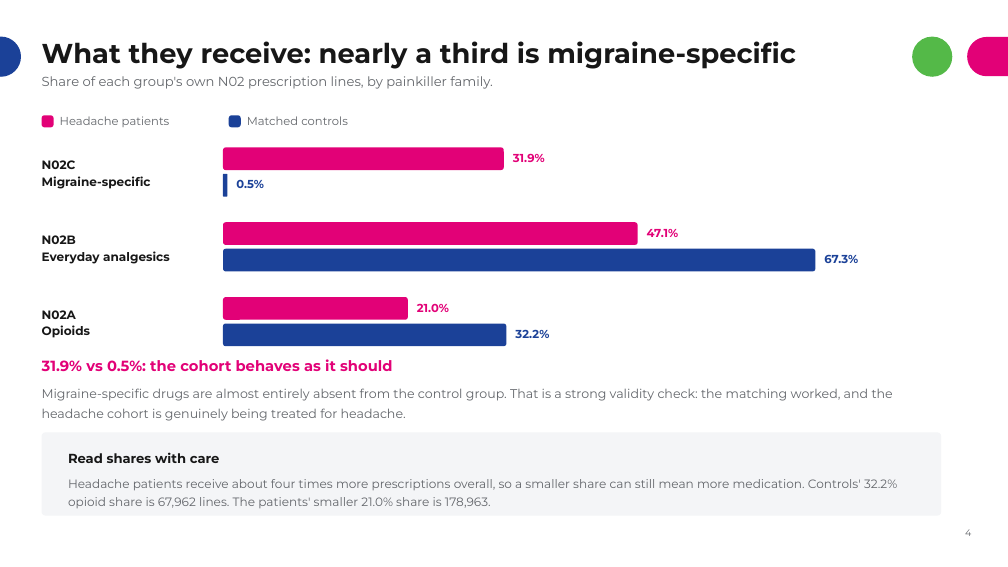
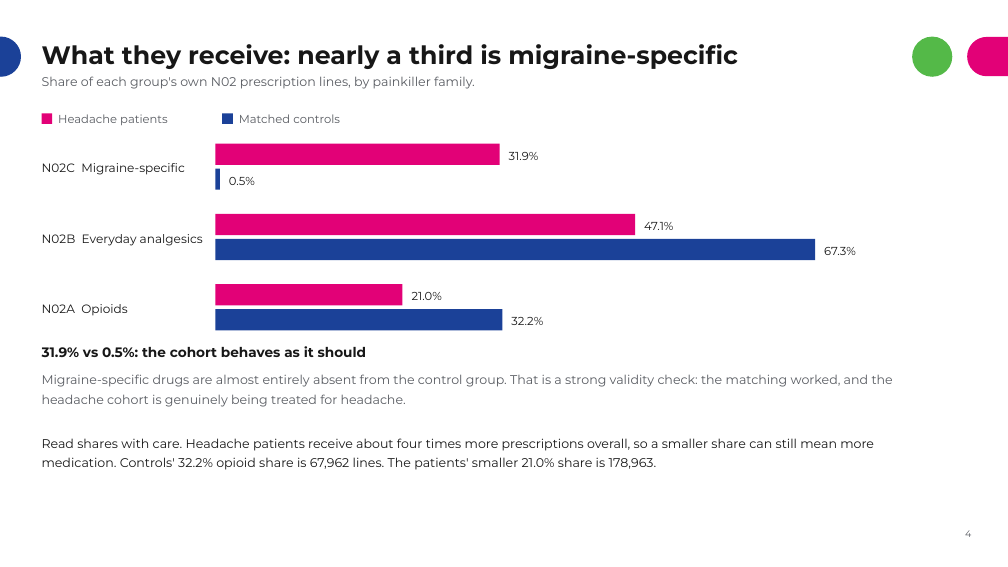
Before and after one commit to rj-irvine/de-migraine, a slide deck: slide 5 of documents/DE_Migraine_Treatment_Patterns_Summary.pptx. Drawn at 1008x567 pixels with LibreOffice and Linux fonts; fonts in the diff are those of the drawing. Boxes give left, top, right and bottom in pixels: in the first picture for what was removed or moved away, otherwise in the second. Text is boxed around its words. In the diff, an @@ line names an element or a change of style, - is before the commit and + after.

Commit message:
format simple

```diff
--- a/documents/DE_Migraine_Treatment_Patterns_Summary.pptx
+++ b/documents/DE_Migraine_Treatment_Patterns_Summary.pptx
@@ title "What they receive: nearly a ..." at <box>42,44,738,69</box>: size 26 to 24 pt @@
@@ text "Share of each group's own ..." at <box>42,76,475,89</box>: size 12.5 to 12 pt, text colour #63666B to #595C62; line spacing 1.15 to 1.2; more space between paragraphs @@
@@ text "Headache patients" at <box>58,114,168,125</box>: text colour #63666B to #595C62; line spacing 1.15 to 1.2; more space between paragraphs @@
@@ rounded rectangle to rectangle in 8 elements at <box>216,144,500,165</box>, <box>216,214,635,235</box>, <box>216,239,815,260</box>, <box>216,169,220,190</box>, <box>42,113,52,124</box>, <box>216,284,402,306</box>, <box>216,309,502,330</box>, <box>222,113,233,124</box> @@
@@ rectangle: place and size @@
-rectangle at <box>228,115,240,127</box>
+rectangle at <box>222,113,233,124</box>
@@ text "Matched controls" at <box>239,114,340,123</box>: text colour #63666B to #595C62; line spacing 1.15 to 1.2; more space between paragraphs @@
@@ text "Matched controls": place and size @@
-text "Matched controls" at <box>247,116,348,125</box>
+text "Matched controls" at <box>239,114,340,123</box>
@@ rectangle: place and size @@
-rectangle at <box>223,147,504,170</box>
+rectangle at <box>216,144,500,165</box>
@@ text at <box>42,163,185,175</box>: text changed; bold off @@
-N02C
-Migraine-specific
+N02C Migraine-specific
@@ rectangle: place and size @@
-rectangle at <box>223,174,228,197</box>
+rectangle at <box>216,169,220,190</box>
@@ text "0.5%": place and size @@
-text "0.5%" at <box>236,180,264,188</box>
+text "0.5%" at <box>229,177,255,185</box>
@@ text at <box>42,234,203,246</box>: text changed; bold off @@
-N02B
-Everyday analgesics
+N02B Everyday analgesics
@@ rectangle: place and size @@
-rectangle at <box>223,222,637,245</box>
+rectangle at <box>216,214,635,235</box>
@@ rectangle: place and size @@
-rectangle at <box>223,249,816,271</box>
+rectangle at <box>216,239,815,260</box>
@@ text "47.1%": place and size @@
-text "47.1%" at <box>647,229,679,237</box>
+text "47.1%" at <box>644,222,673,230</box>
@@ text "67.3%": place and size @@
-text "67.3%" at <box>824,254,858,263</box>
+text "67.3%" at <box>824,247,856,255</box>
@@ text colour #E20177 to #171717, bold off; line spacing 1.15 to 1.2; more space between paragraphs in 3 elements at <box>509,152,539,160</box>, <box>644,222,673,230</box>, <box>412,292,442,300</box> @@
@@ text "21.0%": place and size @@
-text "21.0%" at <box>417,303,449,312</box>
+text "21.0%" at <box>412,292,442,300</box>
@@ text at <box>42,304,128,316</box>: text changed; bold off @@
-N02A
-Opioids
+N02A Opioids
@@ 2 rectangles, 1 text: place and size @@
-2 rectangles, 1 text at <box>223,297,549,346</box>
+2 rectangles, 1 text at <box>216,284,543,330</box>
@@ text colour #1B4198 to #171717, bold off; line spacing 1.15 to 1.2; more space between paragraphs in 3 elements at <box>229,177,255,185</box>, <box>824,247,856,255</box>, <box>511,317,543,325</box> @@
@@ text "31.9% vs 0.5%: the cohort ...": place and size @@
-text "31.9% vs 0.5%: the cohort ..." at <box>42,359,392,372</box>
+text "31.9% vs 0.5%: the cohort ..." at <box>42,346,366,357</box>
@@ text "31.9% vs 0.5%: the cohort ..." at <box>42,346,366,357</box>: size 14 to 13 pt, text colour #E20177 to #171717; line spacing 1.15 to 1.2; more space between paragraphs @@
@@ text "Migraine-specific drugs are almost entirely ...": place and size @@
-text "Migraine-specific drugs are almost entirely ..." at <box>42,388,893,421</box>
+text "Migraine-specific drugs are almost entirely ..." at <box>42,374,893,407</box>
@@ text "Migraine-specific drugs are almost entirely ..." at <box>42,374,893,407</box>: text colour #63666B to #595C62; more space between paragraphs @@
@@ text at <box>42,438,874,470</box>: text changed; size 11.5 to 12 pt; text colour #63666B to #171717 @@
-Headache patients receive about four times more prescriptions overall, so a smaller share can still mean more medication. Controls' 32.2% opioid share is 67,962 lines. The patients' smaller 21.0% share is 178,963.
+Read shares with care. Headache patients receive about four times more prescriptions overall, so a smaller share can still mean more medication. Controls' 32.2% opioid share is 67,962 lines. The patients' smaller 21.0% share is 178,963.
@@ rounded rectangle removed at <box>42,433,941,516</box> @@
@@ text removed at <box>68,452,220,463</box> @@
-Read shares with care
```
Also in this commit, not shown: 8 other slides changed.
